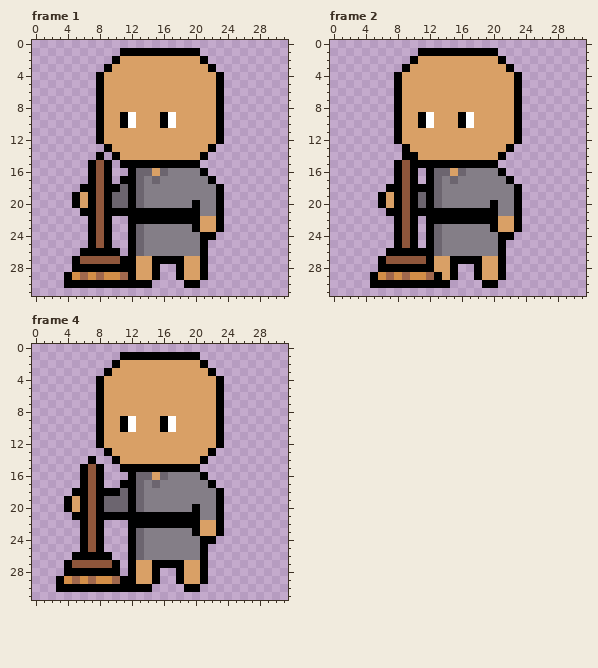
Edited in one commit: pixel-art file (Assets/Sprite/Minigames/MiniGame2/Part-time/Cleaner/CleanerClean.aseprite). Above: the version before the commit.
32x32 pixels, 4 frames. Shown: frame 1, frame 2, frame 4. The commit also changed other frames, which this record leaves out.
The result:
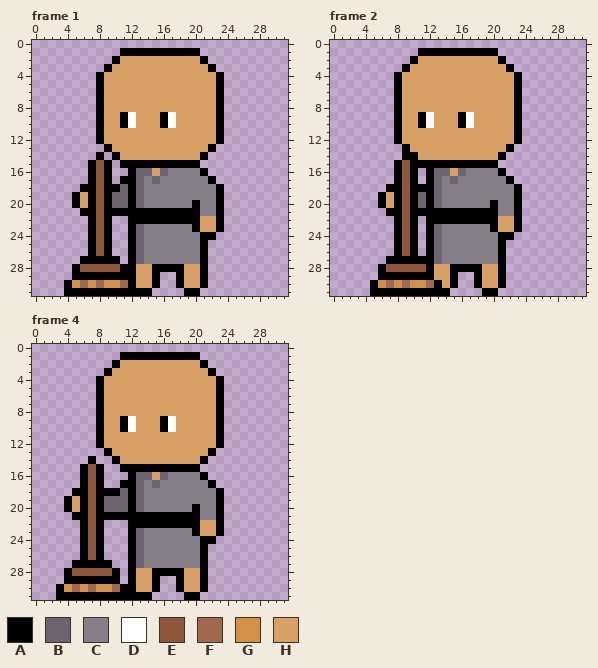
Palette (. is transparent): A #000000  B #6c656f  C #847e87  D #ffffff  E #8f563b  F #a1684d  G #d38e48  H #d9a066
Difference:
--- frame 1
@@ x 2..23 @@
 25 .....AEA..ABCCCCCCCA..
-26 ....AAAAA.ABCCCCCCCA..
-27 ...AEEEEEAAHHAAAAHHA..
-28 ...AAAAAAAAHHA..AHHA..
-29 ..AGFGFGGFAHHA..AHHA..
-30 ..AAAAAAAAAAA....AA...
-31 ......................
+26 .....AEA..ABCCCCCCCA..
+27 ....AAAAA.ABCCCCCCCA..
+28 ...AEEEEEAAHHAAAAHHA..
+29 ...AAAAAAAAHHA..AHHA..
+30 ..AGFGFGGFAHHA..AHHA..
+31 ..AAAAAAAAAAA....AA...
--- frame 2
@@ x 3..23 @@
 25 .....AEA.ABCCCCCCCA..
-26 ....AAAAAABCCCCCCCA..
-27 ...AEEEEEAHHAAAAHHA..
-28 ...AAAAAAAHHA..AHHA..
-29 ..AGFGFGGFAHA..AHHA..
-30 ..AAAAAAAAAA....AA...
-31 .....................
+26 .....AEA.ABCCCCCCCA..
+27 ....AAAAAABCCCCCCCA..
+28 ...AEEEEEAHHAAAAHHA..
+29 ...AAAAAAAHHA..AHHA..
+30 ..AGFGFGGFAHA..AHHA..
+31 ..AAAAAAAAAA....AA...
--- frame 4
@@ x 0..31 @@
 25 ......AEA...ABCCCCCCCA..........
-26 .....AAAAA..ABCCCCCCCA..........
-27 ....AEEEEEA.AHHAAAAHHA..........
-28 ....AAAAAAA.AHHA..AHHA..........
-29 ...AGFGFGGFAAHHA..AHHA..........
-30 ...AAAAAAAAAAAA....AA...........
-31 ................................
+26 ......AEA...ABCCCCCCCA..........
+27 .....AAAAA..ABCCCCCCCA..........
+28 ....AEEEEEA.AHHAAAAHHA..........
+29 ....AAAAAAA.AHHA..AHHA..........
+30 ...AGFGFGGFAAHHA..AHHA..........
+31 ...AAAAAAAAAAAA....AA...........
